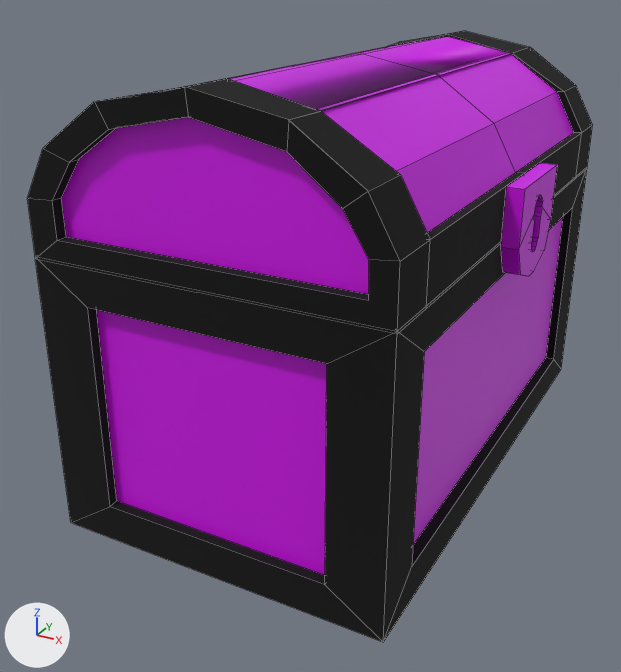
An edit to the FBX model Assets/Resources/3D Models/Puzzle 1/Chests/Cofre morado.fbx, drawn before and after from the same camera.
The view is the same before and after, from a 50 mm camera at (0.754, -1.42, 0.574) aimed at (0.026, -0.096, -0.088). Every picture has the same lights, and +X, +Y and +Z are marked at lower left. Mesh edges are drawn as thin lines.
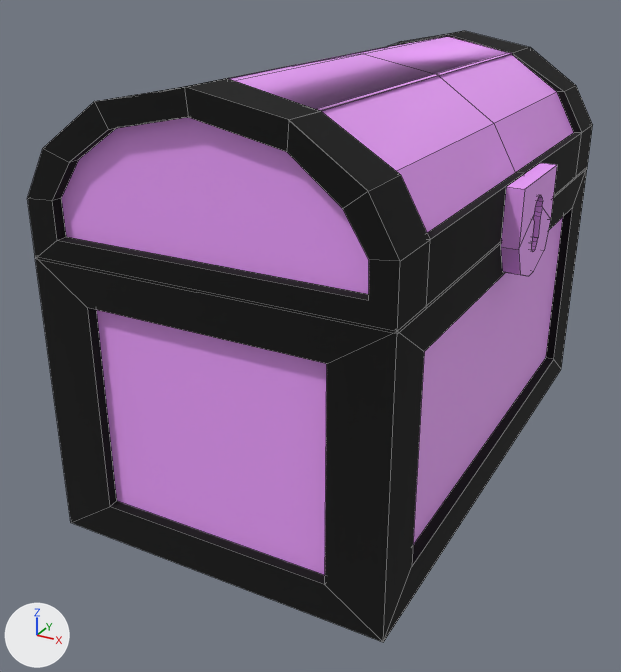
Boxes (x1, y1, x2, y2) around the edits, measured in the pictures (621 x 672 px):
'Cube.053', recoloured (pink to purple)
    both: (94, 193, 565, 578)
'Cube.054', recoloured
    both: (59, 34, 577, 297)

The change, as a diff of the scene's bpy script:
```diff
--- a/Assets/Resources/3D Models/Puzzle 1/Chests/Cofre morado.fbx.py
+++ b/Assets/Resources/3D Models/Puzzle 1/Chests/Cofre morado.fbx.py
@@ mat_material_005 @@
 mat_material_005 = principled_material('Material.005')
-mat_material_005.base_color = (0.622, 0.0, 0.801)  # pink #cf00e7
+mat_material_005.base_color = (0.855, 0.35, 1.0)  # purple #eea0ff
```
